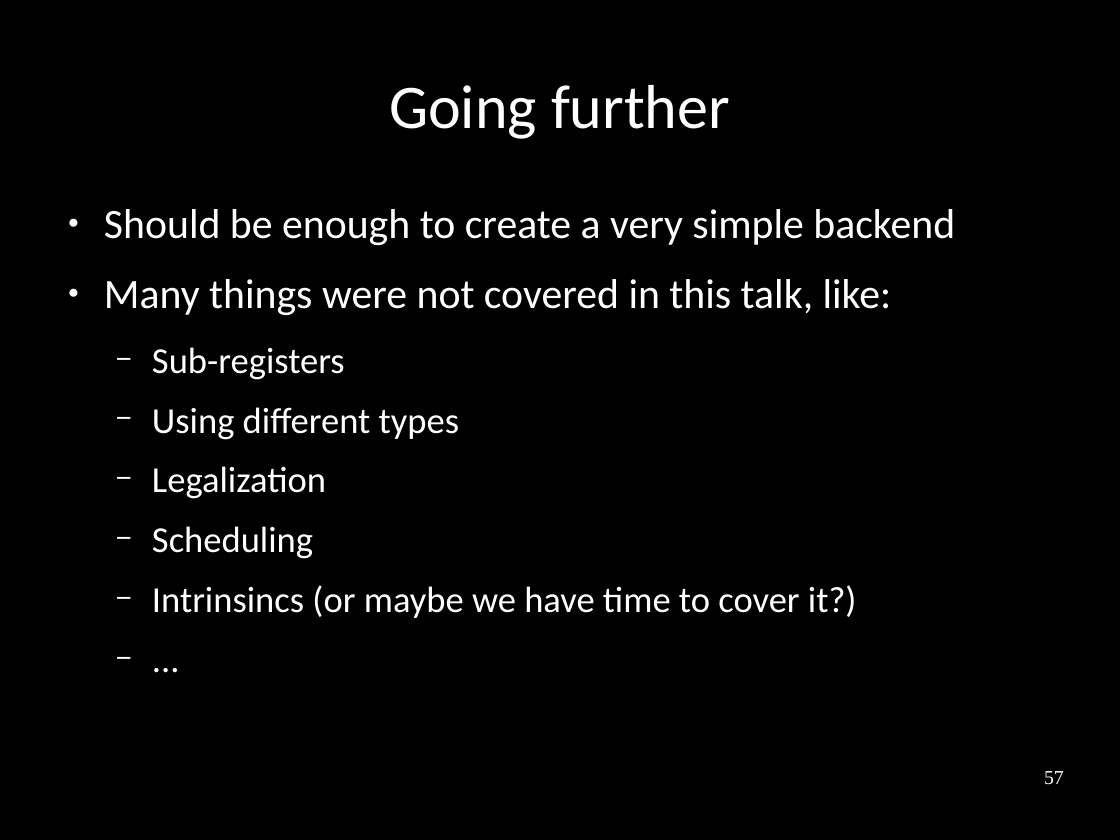
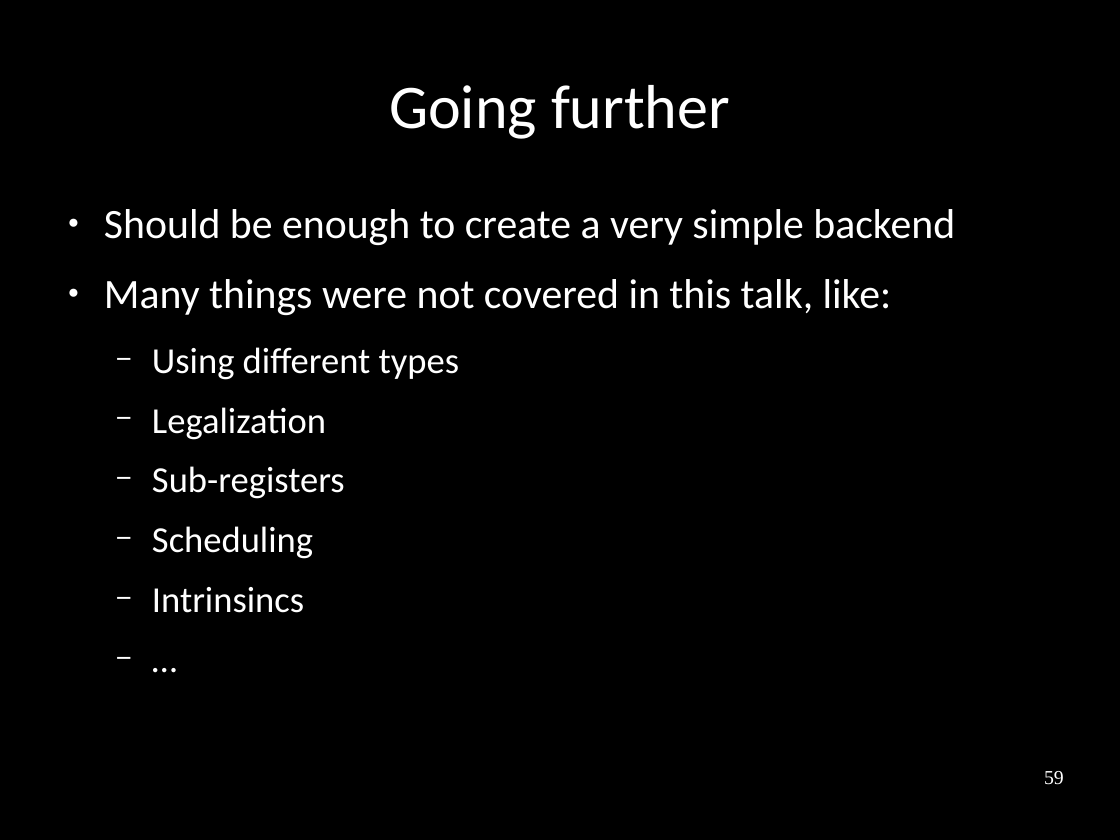
Before and after one commit to frasercrmck/llvm-leg, a slide deck: slide 59 of docs/Codeplay/Slides.odp (slide 57 before the commit). Drawn at 1120x840 pixels with LibreOffice and Linux fonts; fonts in the diff are those of the drawing. Boxes give left, top, right and bottom in pixels: in the first picture for what was removed or moved away, otherwise in the second. Text is boxed around its words. In the diff, an @@ line names an element or a change of style, - is before the commit and + after.

```diff
--- a/docs/Codeplay/Slides.odp
+++ b/docs/Codeplay/Slides.odp
@@ text at <box>152,347,345,380</box>: paragraph removed @@
-  − Sub-registers
@@ text at <box>152,466,345,499</box>: paragraph added @@
+  − Sub-registers
@@ text at <box>152,587,304,613</box>: text changed @@
-  − Intrinsincs (or maybe we have time to cover it?)
-  − ...
+  − Intrinsincs
+  − …
@@ page number at <box>1044,771,1064,785</box>: text changed @@
-57
+59
```
Also in this commit, not shown: 10 other slides changed, 6 slides added, 3 slides removed.
